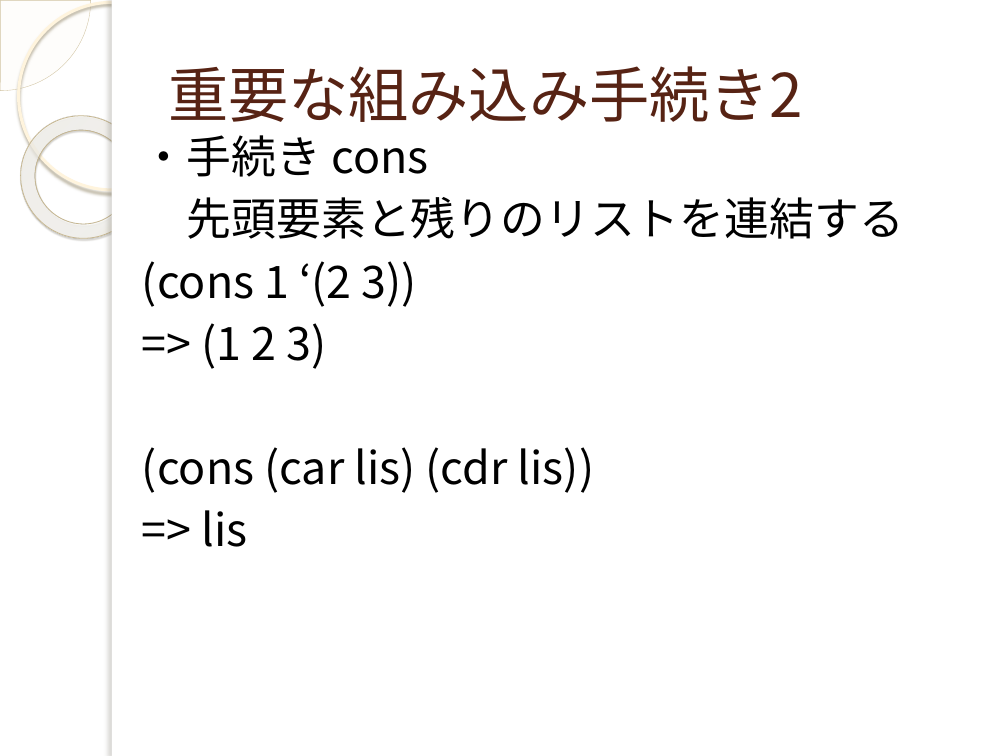
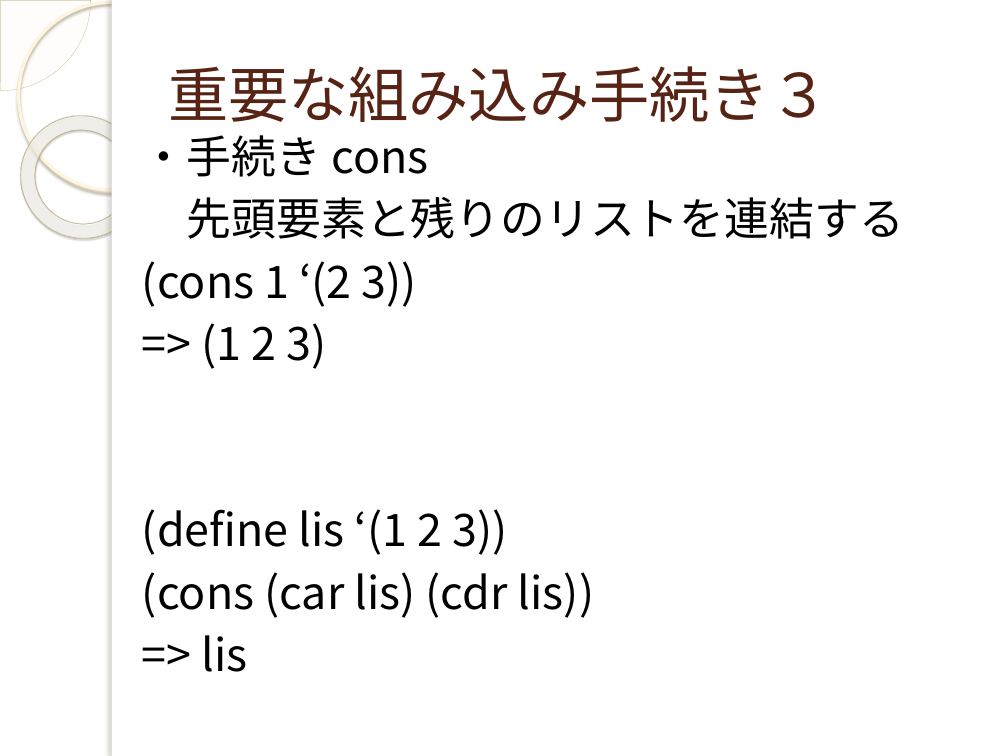
Before and after one commit to yuridonus/FEstudy, a slide deck: slide 24 of scheme.pptx (slide 22 before the commit). Drawn at 1008x756 pixels with LibreOffice and Linux fonts; fonts in the diff are those of the drawing; background and template pictures are left out. Boxes give left, top, right and bottom in pixels: in the first picture for what was removed or moved away, otherwise in the second. Text is boxed around its words. In the diff, an @@ line names an element or a change of style, - is before the commit and + after.

```diff
--- a/scheme.pptx
+++ b/scheme.pptx
@@ title at bbox=[168, 66, 830, 122]: text changed @@
-重要な組み込み手続き2
+重要な組み込み手続き３
@@ text at bbox=[142, 509, 507, 555]: paragraph added @@
+(define lis ‘(1 2 3))
```
Also in this commit, not shown: 6 other slides changed, 5 slides added, 1 slide removed.
